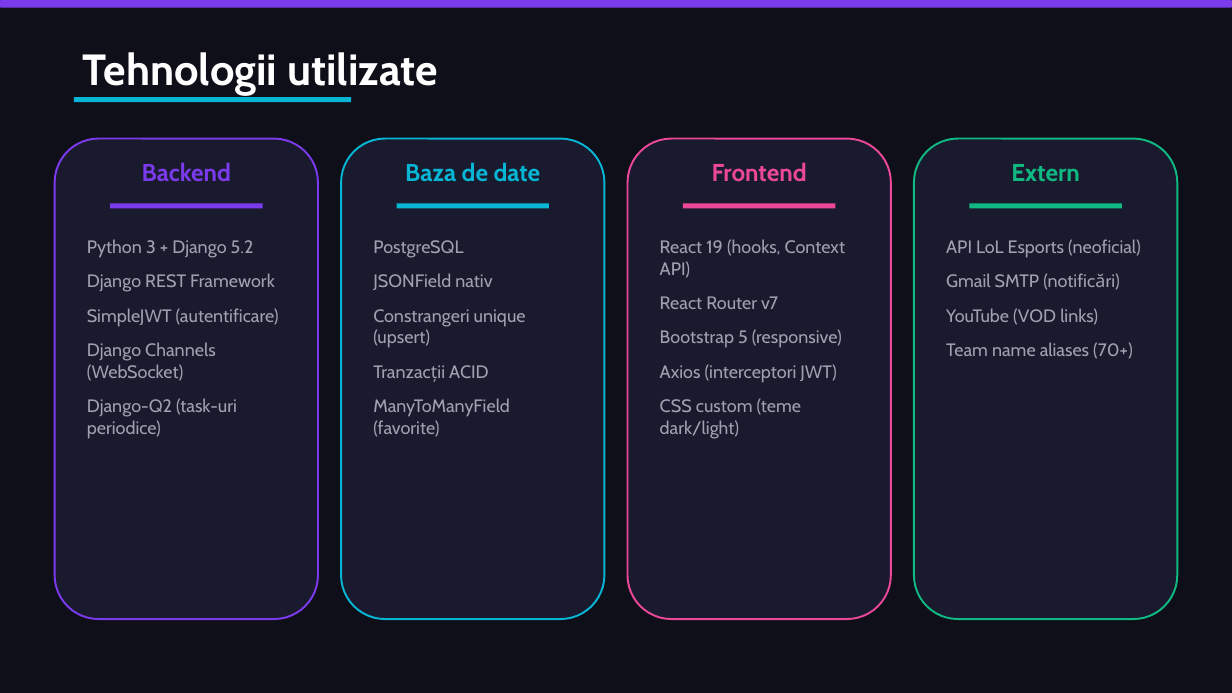
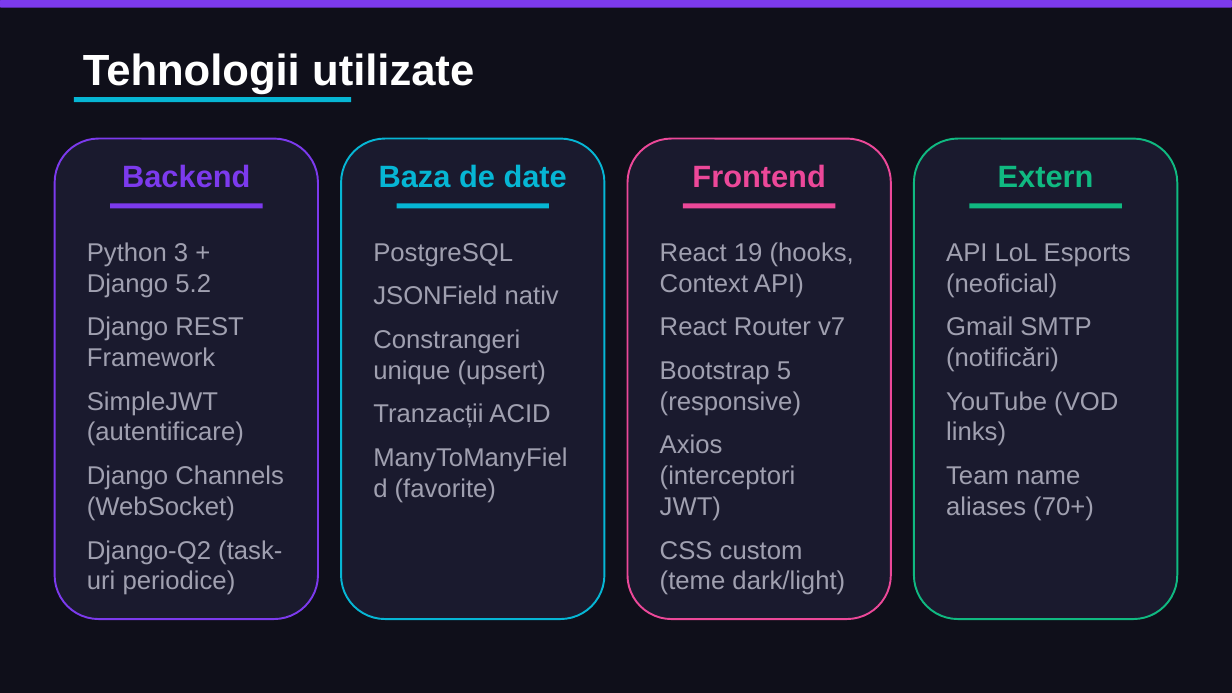
Before and after one commit to MarioCioara/licenta, a slide deck: slide 4 of Cioara_Mario_Prezentare_AIA_Licenta.pptx. Drawn at 1232x693 pixels with LibreOffice and Linux fonts; fonts in the diff are those of the drawing. Boxes give left, top, right and bottom in pixels: in the first picture for what was removed or moved away, otherwise in the second. Text is boxed around its words. In the diff, an @@ line names an element or a change of style, - is before the commit and + after.

```diff
--- a/Cioara_Mario_Prezentare_AIA_Licenta.pptx
+++ b/Cioara_Mario_Prezentare_AIA_Licenta.pptx
@@ text "Tehnologii utilizate" at <box>83,53,474,94</box>: font Cabin to Arial @@
@@ size 19 to 24 pt, font Cabin to Arial in 4 elements at <box>122,164,250,188</box>, <box>379,164,567,188</box>, <box>692,164,825,188</box>, <box>998,166,1094,188</box> @@
@@ size 14 to 20 pt, font Cabin to Arial in 4 elements at <box>87,242,284,595</box>, <box>660,242,854,595</box>, <box>373,243,550,503</box>, <box>946,243,1131,521</box> @@
```
Also in this commit, not shown: 7 other slides changed.
